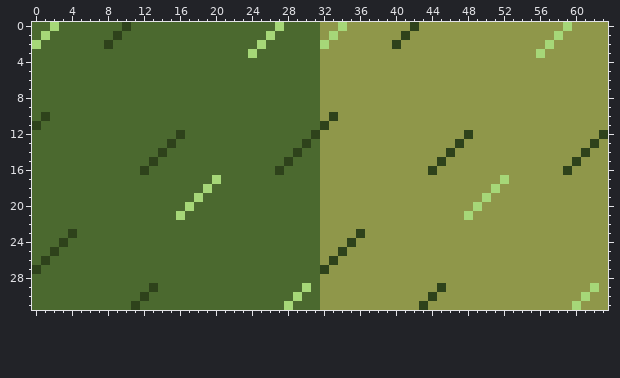
One commit to this pixel-art sprite: Assets/Smooz/Arts/Tiles/TilemapSet.png. This is how it looked before the edit.
The file is 64x32 pixels.
New version:
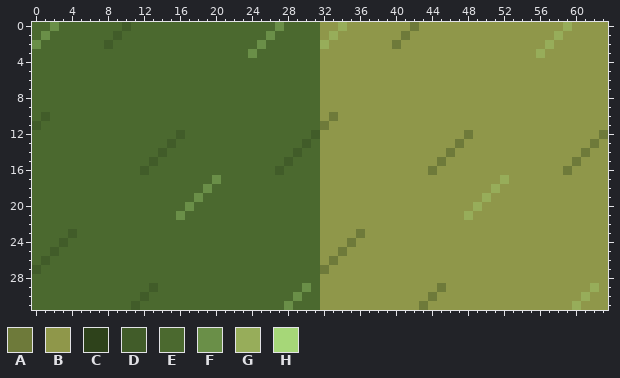
Palette (. is transparent): A #6e7a3a  B #8f974a  C #2e421b  D #415c29  E #4b692f  F #6a8f48  G #97ad5a  H #a6d778
From old to new:
@@ x 0..63 @@
- 0 EEHEEEEEEECEEEEEEEEEEEEEEEEHEEEEBBHBBBBBBBCBBBBBBBBBBBBBBBBHBBBB
- 1 EHEEEEEEECEEEEEEEEEEEEEEEEHEEEEEBHBBBBBBBCBBBBBBBBBBBBBBBBHBBBBB
- 2 HEEEEEEECEEEEEEEEEEEEEEEEHEEEEEEHBBBBBBBCBBBBBBBBBBBBBBBBHBBBBBB
- 3 EEEEEEEEEEEEEEEEEEEEEEEEHEEEEEEEBBBBBBBBBBBBBBBBBBBBBBBBHBBBBBBB
+ 0 EEFEEEEEEEDEEEEEEEEEEEEEEEEFEEEEBBGBBBBBBBABBBBBBBBBBBBBBBBGBBBB
+ 1 EFEEEEEEEDEEEEEEEEEEEEEEEEFEEEEEBGBBBBBBBABBBBBBBBBBBBBBBBGBBBBB
+ 2 FEEEEEEEDEEEEEEEEEEEEEEEEFEEEEEEGBBBBBBBABBBBBBBBBBBBBBBBGBBBBBB
+ 3 EEEEEEEEEEEEEEEEEEEEEEEEFEEEEEEEBBBBBBBBBBBBBBBBBBBBBBBBGBBBBBBB
  4 EEEEEEEEEEEEEEEEEEEEEEEEEEEEEEEEBBBBBBBBBBBBBBBBBBBBBBBBBBBBBBBB
@@ x 0..63 @@
  9 EEEEEEEEEEEEEEEEEEEEEEEEEEEEEEEEBBBBBBBBBBBBBBBBBBBBBBBBBBBBBBBB
-10 ECEEEEEEEEEEEEEEEEEEEEEEEEEEEEEEBCBBBBBBBBBBBBBBBBBBBBBBBBBBBBBB
-11 CEEEEEEEEEEEEEEEEEEEEEEEEEEEEEEECBBBBBBBBBBBBBBBBBBBBBBBBBBBBBBB
-12 EEEEEEEEEEEEEEEECEEEEEEEEEEEEEECBBBBBBBBBBBBBBBBCBBBBBBBBBBBBBBC
-13 EEEEEEEEEEEEEEECEEEEEEEEEEEEEECEBBBBBBBBBBBBBBBCBBBBBBBBBBBBBBCB
-14 EEEEEEEEEEEEEECEEEEEEEEEEEEEECEEBBBBBBBBBBBBBBCBBBBBBBBBBBBBBCBB
-15 EEEEEEEEEEEEECEEEEEEEEEEEEEECEEEBBBBBBBBBBBBBCBBBBBBBBBBBBBBCBBB
-16 EEEEEEEEEEEECEEEEEEEEEEEEEECEEEEBBBBBBBBBBBBCBBBBBBBBBBBBBBCBBBB
-17 EEEEEEEEEEEEEEEEEEEEHEEEEEEEEEEEBBBBBBBBBBBBBBBBBBBBHBBBBBBBBBBB
-18 EEEEEEEEEEEEEEEEEEEHEEEEEEEEEEEEBBBBBBBBBBBBBBBBBBBHBBBBBBBBBBBB
-19 EEEEEEEEEEEEEEEEEEHEEEEEEEEEEEEEBBBBBBBBBBBBBBBBBBHBBBBBBBBBBBBB
-20 EEEEEEEEEEEEEEEEEHEEEEEEEEEEEEEEBBBBBBBBBBBBBBBBBHBBBBBBBBBBBBBB
-21 EEEEEEEEEEEEEEEEHEEEEEEEEEEEEEEEBBBBBBBBBBBBBBBBHBBBBBBBBBBBBBBB
+10 EDEEEEEEEEEEEEEEEEEEEEEEEEEEEEEEBABBBBBBBBBBBBBBBBBBBBBBBBBBBBBB
+11 DEEEEEEEEEEEEEEEEEEEEEEEEEEEEEEEABBBBBBBBBBBBBBBBBBBBBBBBBBBBBBB
+12 EEEEEEEEEEEEEEEEDEEEEEEEEEEEEEEDBBBBBBBBBBBBBBBBABBBBBBBBBBBBBBA
+13 EEEEEEEEEEEEEEEDEEEEEEEEEEEEEEDEBBBBBBBBBBBBBBBABBBBBBBBBBBBBBAB
+14 EEEEEEEEEEEEEEDEEEEEEEEEEEEEEDEEBBBBBBBBBBBBBBABBBBBBBBBBBBBBABB
+15 EEEEEEEEEEEEEDEEEEEEEEEEEEEEDEEEBBBBBBBBBBBBBABBBBBBBBBBBBBBABBB
+16 EEEEEEEEEEEEDEEEEEEEEEEEEEEDEEEEBBBBBBBBBBBBABBBBBBBBBBBBBBABBBB
+17 EEEEEEEEEEEEEEEEEEEEFEEEEEEEEEEEBBBBBBBBBBBBBBBBBBBBGBBBBBBBBBBB
+18 EEEEEEEEEEEEEEEEEEEFEEEEEEEEEEEEBBBBBBBBBBBBBBBBBBBGBBBBBBBBBBBB
+19 EEEEEEEEEEEEEEEEEEFEEEEEEEEEEEEEBBBBBBBBBBBBBBBBBBGBBBBBBBBBBBBB
+20 EEEEEEEEEEEEEEEEEFEEEEEEEEEEEEEEBBBBBBBBBBBBBBBBBGBBBBBBBBBBBBBB
+21 EEEEEEEEEEEEEEEEFEEEEEEEEEEEEEEEBBBBBBBBBBBBBBBBGBBBBBBBBBBBBBBB
 22 EEEEEEEEEEEEEEEEEEEEEEEEEEEEEEEEBBBBBBBBBBBBBBBBBBBBBBBBBBBBBBBB
-23 EEEECEEEEEEEEEEEEEEEEEEEEEEEEEEEBBBBCBBBBBBBBBBBBBBBBBBBBBBBBBBB
-24 EEECEEEEEEEEEEEEEEEEEEEEEEEEEEEEBBBCBBBBBBBBBBBBBBBBBBBBBBBBBBBB
-25 EECEEEEEEEEEEEEEEEEEEEEEEEEEEEEEBBCBBBBBBBBBBBBBBBBBBBBBBBBBBBBB
-26 ECEEEEEEEEEEEEEEEEEEEEEEEEEEEEEEBCBBBBBBBBBBBBBBBBBBBBBBBBBBBBBB
-27 CEEEEEEEEEEEEEEEEEEEEEEEEEEEEEEECBBBBBBBBBBBBBBBBBBBBBBBBBBBBBBB
+23 EEEEDEEEEEEEEEEEEEEEEEEEEEEEEEEEBBBBABBBBBBBBBBBBBBBBBBBBBBBBBBB
+24 EEEDEEEEEEEEEEEEEEEEEEEEEEEEEEEEBBBABBBBBBBBBBBBBBBBBBBBBBBBBBBB
+25 EEDEEEEEEEEEEEEEEEEEEEEEEEEEEEEEBBABBBBBBBBBBBBBBBBBBBBBBBBBBBBB
+26 EDEEEEEEEEEEEEEEEEEEEEEEEEEEEEEEBABBBBBBBBBBBBBBBBBBBBBBBBBBBBBB
+27 DEEEEEEEEEEEEEEEEEEEEEEEEEEEEEEEABBBBBBBBBBBBBBBBBBBBBBBBBBBBBBB
 28 EEEEEEEEEEEEEEEEEEEEEEEEEEEEEEEEBBBBBBBBBBBBBBBBBBBBBBBBBBBBBBBB
-29 EEEEEEEEEEEEECEEEEEEEEEEEEEEEEHEBBBBBBBBBBBBBCBBBBBBBBBBBBBBBBHB
-30 EEEEEEEEEEEECEEEEEEEEEEEEEEEEHEEBBBBBBBBBBBBCBBBBBBBBBBBBBBBBHBB
-31 EEEEEEEEEEECEEEEEEEEEEEEEEEEHEEEBBBBBBBBBBBCBBBBBBBBBBBBBBBBHBBB
+29 EEEEEEEEEEEEEDEEEEEEEEEEEEEEEEFEBBBBBBBBBBBBBABBBBBBBBBBBBBBBBGB
+30 EEEEEEEEEEEEDEEEEEEEEEEEEEEEEFEEBBBBBBBBBBBBABBBBBBBBBBBBBBBBGBB
+31 EEEEEEEEEEEDEEEEEEEEEEEEEEEEFEEEBBBBBBBBBBBABBBBBBBBBBBBBBBBGBBB
